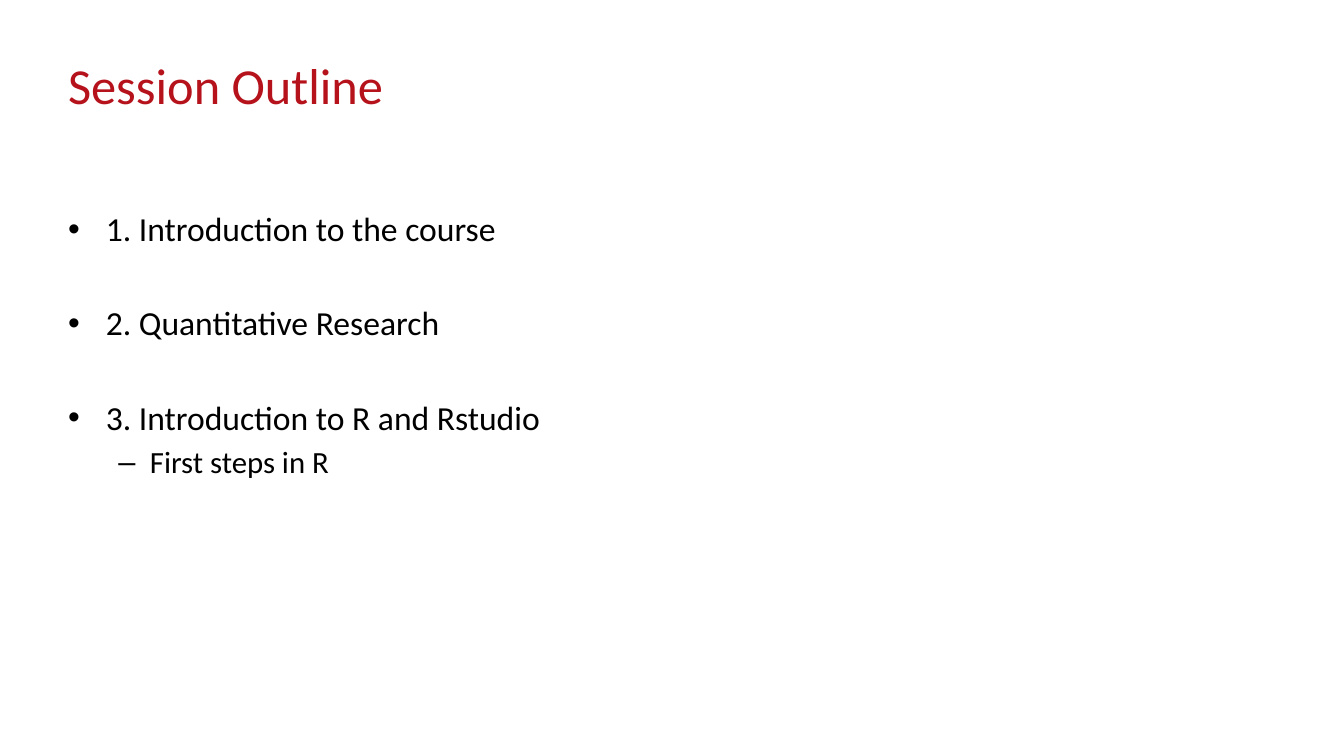
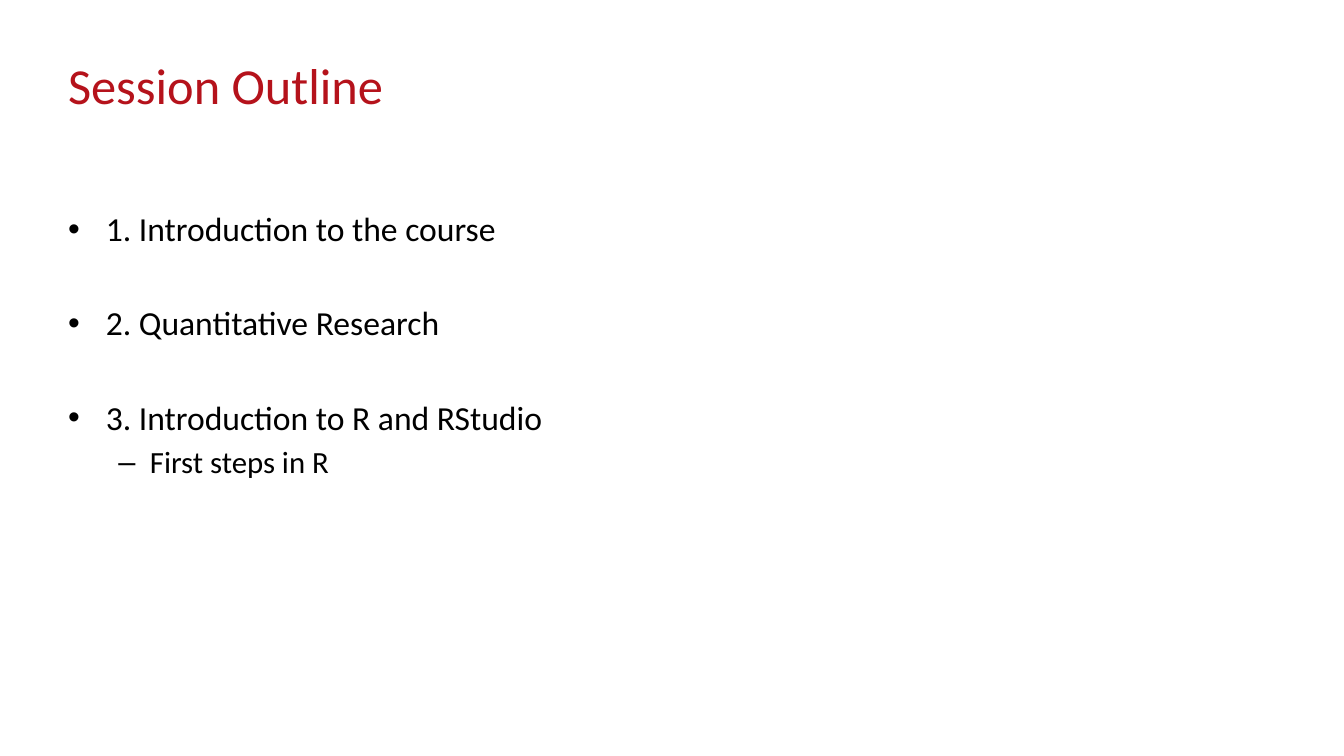
Before and after one commit to M1V0/FASS512, a slide deck: slide 2 of Week1/Week_1.pptx. Drawn at 1344x756 pixels with LibreOffice and Linux fonts; fonts in the diff are those of the drawing; background and template pictures are left out. Boxes give left, top, right and bottom in pixels: in the first picture for what was removed or moved away, otherwise in the second. Text is boxed around its words. In the diff, an @@ line names an element or a change of style, - is before the commit and + after.

```diff
--- a/Week1/Week_1.pptx
+++ b/Week1/Week_1.pptx
@@ text at (x1=106, y1=406, x2=542, y2=431): text changed @@
-• 3. Introduction to R and Rstudio
+• 3. Introduction to R and RStudio
```
Also in this commit, not shown: 1 other slide changed, 7 other files.
